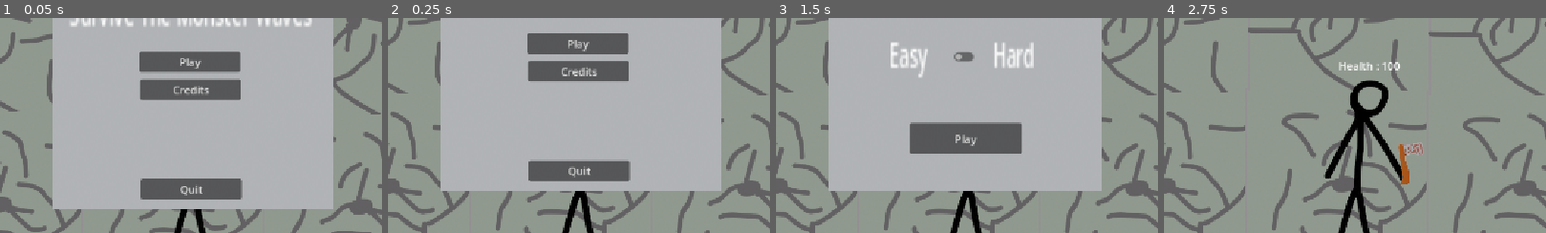
Above: before the commit, frames 1-4 (left to right).
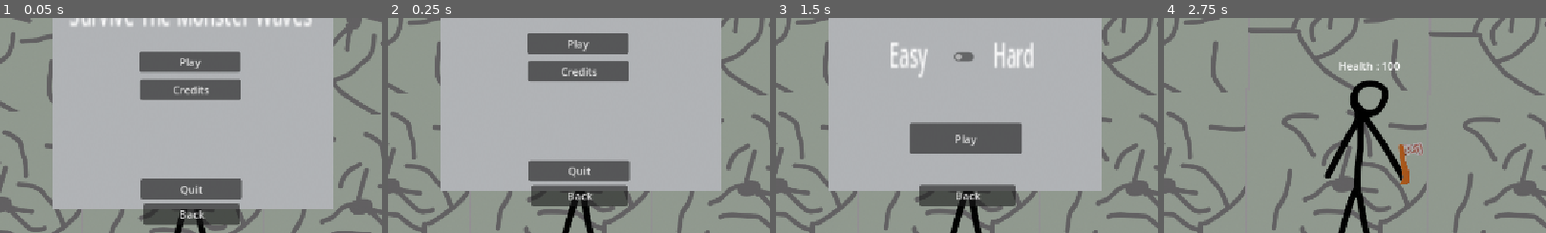
Above: after the commit, the same moments.

Repository: RulyCandle41418/Survive-The-Monster-Waves
Game: Godot game, scene res://main.tscn
Same seed, same stepped clock (60 frames per second), same inputs: the game is played once before the commit and once after it. The engine's default icon, where the game draws it, is replaced by a stand-in: a white triangle on a blue panel in a dark square.
Inputs (mouse positions are % of the whole screen's width and height, from its top left):
- Up to frame 1 (0.05 s): no input
- Up to frame 2 (0.25 s): no input
- Up to frame 3 (1.5 s): click (49, 76) at 0.5 s, where only the run after the commit has a clickable "Back"; click "Play" at 1.25 s
- Up to frame 4 (2.75 s): click "Play" at 2 s
The pictures show only the part of the screen within x 24-74%, y 35-85%; the shares and areas given below are measured in that part.

The runs differ from the first frame. In frame 1, 2.4% of the frame differs, in the area x 37-63%, y 86-97%; in frame 2, 2.4%, in the area x 37-63%, y 77-88%; in frame 3, 2.4%; in frame 4, nothing differs.

Commit message:
Final commit - 15 33

Diff:
--- a/main.tscn
+++ b/main.tscn
@@ -182,6 +182,7 @@
 @export var DifficultyMenuPlayButton: Button
 #
 @export var Menu: Control
+@export var BackButton: Button
 
 var e = false
 
@@ -216,6 +217,14 @@
 
 	if MainMenuMenuQuitButton.button_pressed:
 		get_tree().quit()
+
+	if MainMenuMenuCreditsButton.button_pressed:
+		MainMenu.hide()
+		MainMenuLabel.hide()
+		MainMenuMenuCreditsButton.hide()
+		MainMenuMenuPlayButton.hide()
+		MainMenuMenuQuitButton.hide()
+
 
 
 
@@ -691,3 +700,11 @@
 offset_right = 1098.0
 offset_bottom = 475.0
 text = "Play"
+
+[node name="Button2" type="Button" parent="MainMenu" unique_id=2014623736]
+layout_mode = 0
+offset_left = 944.0
+offset_top = 521.0
+offset_right = 1089.0
+offset_bottom = 553.0
+text = "Back"
